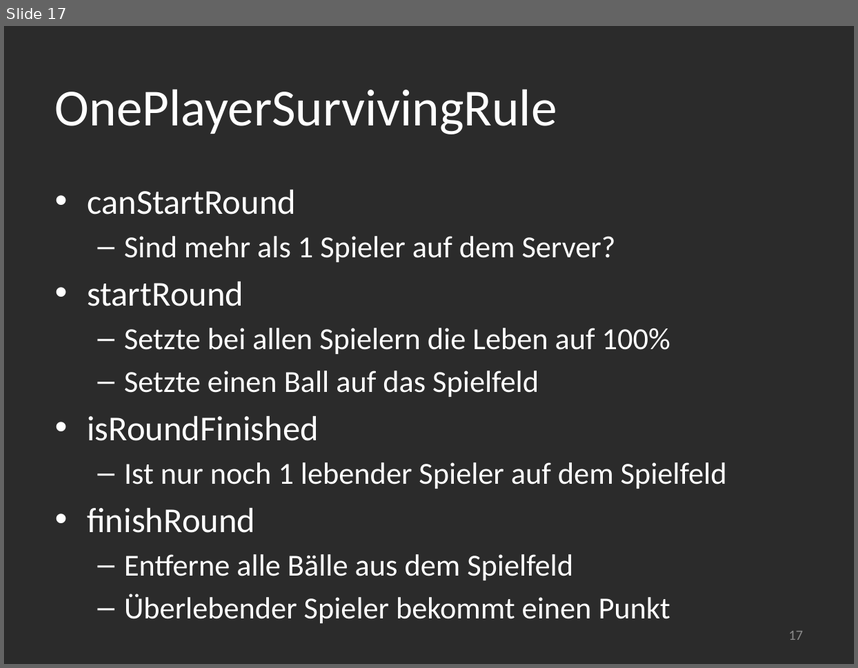
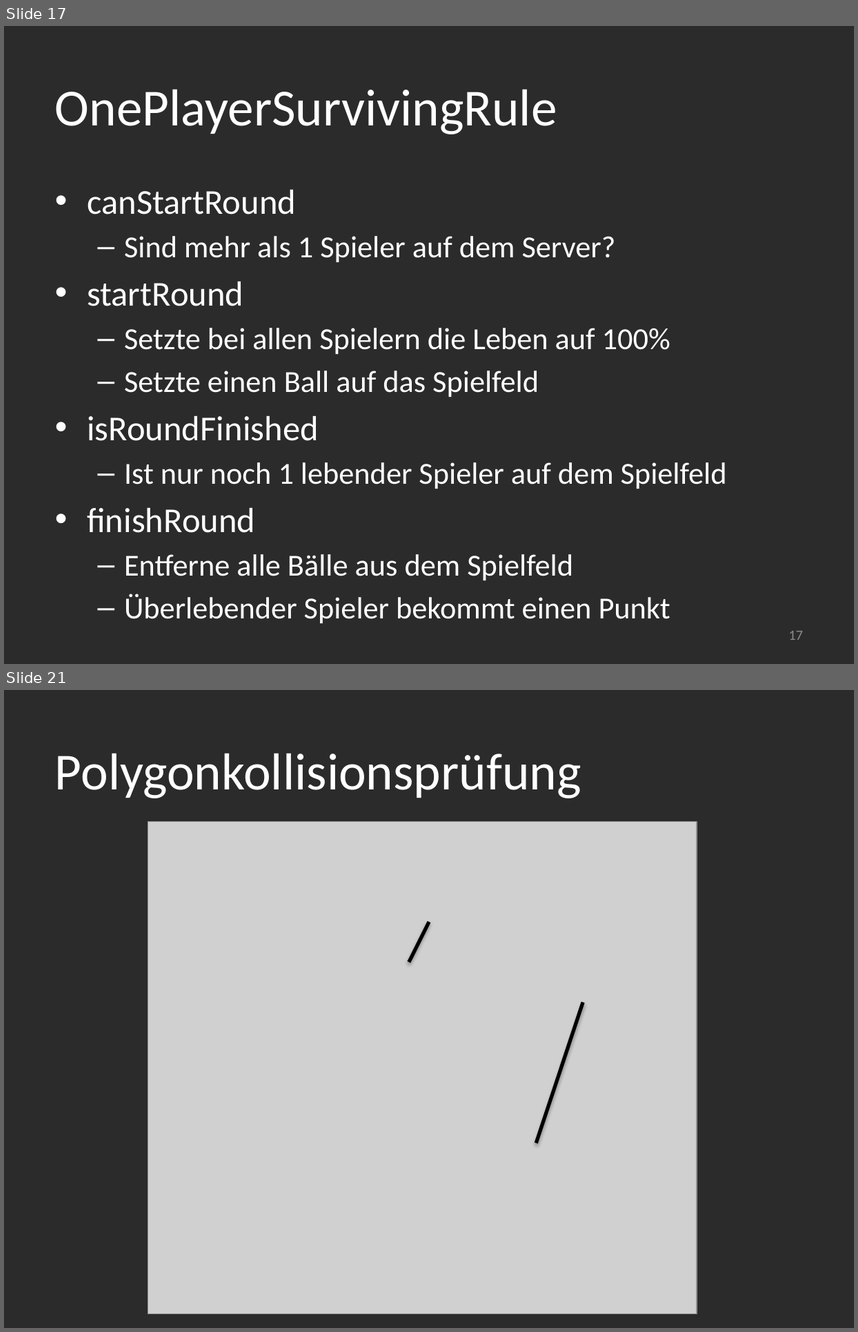
Before and after one commit to manuelTscholl/kubatsch, a slide deck: KuBatsch/docs/presentation/final.pptx. Shown one above the other, each under a label of ours: slide 17 before the commit, slides 17 and 21 after it; the slides between them are not shown. The pictures are 858x668 and 858x1332 pixels, drawn with LibreOffice and Linux fonts; fonts in the diff are those of the drawing; grey boxes stand for pictures; background and template pictures are left out; a plain dark background stands for a picture behind light text. Boxes give left, top, right and bottom in pixels: in the first picture for what was removed or moved away, otherwise in the second. Text is boxed around its words. In the diff, an @@ line names an element or a change of style, - is before the commit and + after.

```diff
--- a/KuBatsch/docs/presentation/final.pptx
+++ b/KuBatsch/docs/presentation/final.pptx
@@ slide 21 added at [4,690,854,1328], background picture (left out) @@
@@ title added at [55,753,582,798], 44 pt, text #FFFFFF @@
+Polygonkollisionsprüfung
@@ picture added at [148,822,697,1314] @@
@@ line added from (408, 962) to (429, 922), #000000 3 pt @@
@@ line added from (536, 1142) to (583, 1002), #000000 3 pt @@
```
Also in this commit, not shown: 1 slide changed, 5 other slides added, 1 slide removed.
